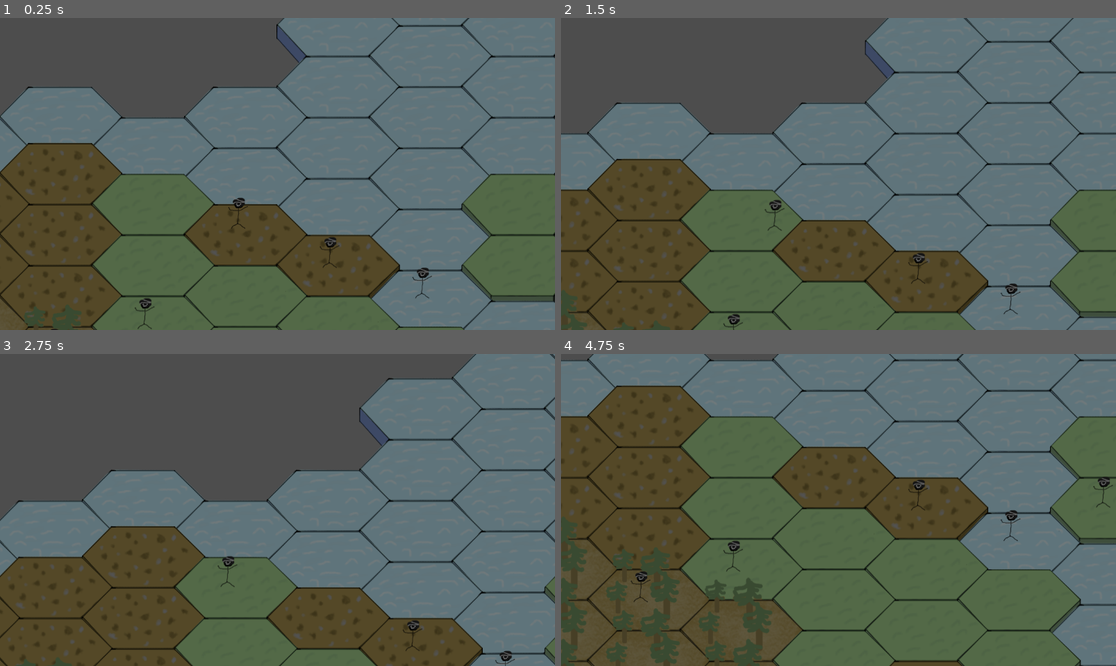
Above: before the commit, frames 1-4 (two rows, left to right).
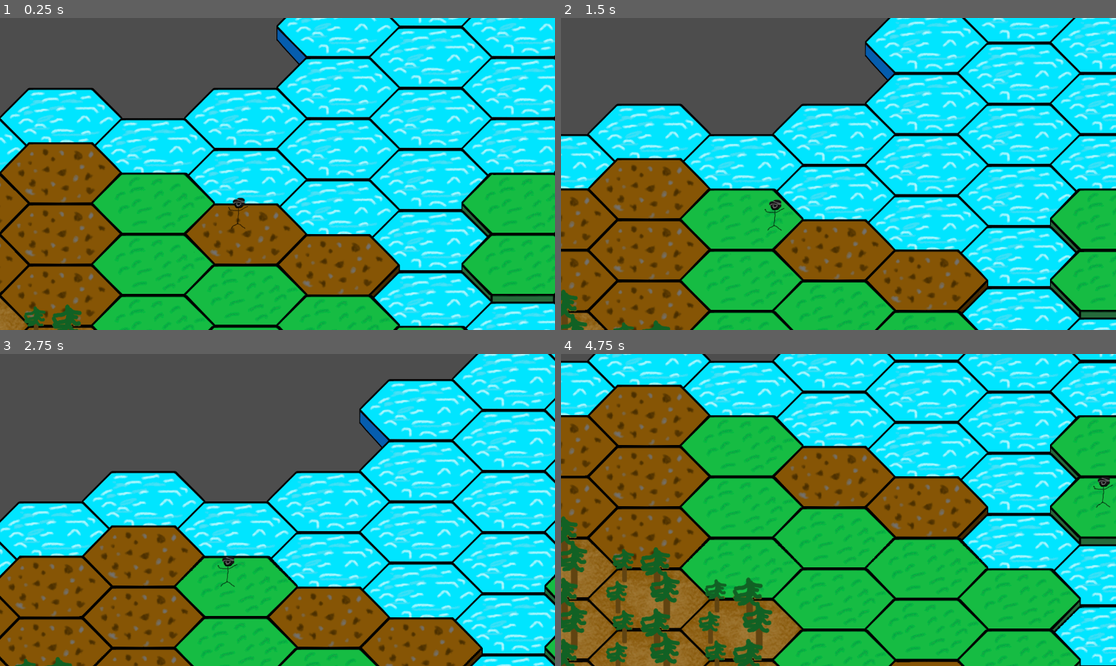
Above: after the commit, the same moments.

Repository: Schadows-Games-A-Synk/A_Synk_1
Game: Godot game, scene res://node_2d.tscn
Two runs of this game, one before a commit and one after it. Both use one fixed random seed, a clock stepped at 60 frames per second and the inputs below.
Inputs (mouse positions are in pixels of both pictures, inside the frame that each line leads up to):
- Up to frame 1 (0.25 s): no input
- Up to frame 2 (1.5 s): tap Enter at 0.5 s; move the mouse to (960, 158) at 0.52 s; press the mouse at (960, 158) at 0.53 s; release the mouse at (960, 158) at 1.25 s; tap Space at 1.25 s; drag from (727, 189) to (810, 236) at 1.27 s
- Up to frame 3 (2.75 s): tap Enter at 2 s; move the mouse to (333, 441) at 2.02 s; press the mouse at (333, 441) at 2.03 s
- Up to frame 4 (4.75 s): release the mouse at (894, 441) at 2.75 s; tap Space at 2.75 s; drag from (810, 572) to (672, 463) at 2.77 s; tap Enter at 3.5 s; move the mouse to (1005, 556) at 3.52 s; press the mouse at (1005, 556) at 3.53 s; release the mouse at (1005, 556) at 4.25 s; drag from (672, 463) to (755, 432) at 4.27 s

The runs differ from the first frame. In frame 1, 86% of the frame differs, in the area x 0-100%, y 0-100%; in frame 2, 82%; in frame 3, 70%; in frame 4, 98%.

Commit message:
improve Grafick

Diff:
--- a/asynk-rpg/Tileset1_Ground.tres
+++ b/asynk-rpg/Tileset1_Ground.tres
@@ -14,6 +14,7 @@
 margins = Vector2i(0, 35)
 texture_region_size = Vector2i(256, 256)
 0:1/0 = 0
+0:1/0/texture_origin = Vector2i(0, -14)
 0:1/0/z_index = -1
 0:2/0 = 0
 0:2/0/z_index = -1
--- a/asynk-rpg/node_2d.tscn
+++ b/asynk-rpg/node_2d.tscn
@@ -1,21 +1,8 @@
-[gd_scene load_steps=7 format=4 uid="uid://bc4iflixqag6m"]
+[gd_scene load_steps=4 format=4 uid="uid://bc4iflixqag6m"]
 
-[ext_resource type="Texture2D" uid="uid://bjjfbhlf3v80m" path="res://Char1.png" id="1_0e48y"]
 [ext_resource type="TileSet" uid="uid://b6a5lxciiicvn" path="res://Tileset1_Ground.tres" id="1_epypp"]
 [ext_resource type="Script" uid="uid://06u6djlsk3dm" path="res://camera_2d.gd" id="3_epypp"]
 [ext_resource type="PackedScene" uid="uid://c74womv8oatac" path="res://character_body_2d.tscn" id="4_0hol4"]
-
-[sub_resource type="TileSetAtlasSource" id="TileSetAtlasSource_0hol4"]
-texture = ExtResource("1_0e48y")
-texture_region_size = Vector2i(256, 256)
-0:0/0 = 0
-
-[sub_resource type="TileSet" id="TileSet_q6r6c"]
-tile_shape = 3
-tile_layout = 5
-tile_offset_axis = 1
-tile_size = Vector2i(256, 127)
-sources/0 = SubResource("TileSetAtlasSource_0hol4")
 
 [node name="Node2D" type="Node2D"]
 
@@ -23,10 +10,6 @@
 z_index = -1
 tile_map_data = PackedByteArray("AAABAAQAAwAAAAMAAAABAAUAAwAAAAMAAAABAAYAAwAAAAMAAAACAAMAAwAAAAIAAAACAAQAAwAAAAMAAAACAA …(107952 unchanged characters)…
 tile_set = ExtResource("1_epypp")
-
-[node name="TileMapLayer2" type="TileMapLayer" parent="TileMapLayer"]
-tile_map_data = PackedByteArray("AAABAAEAAAAAAAAAAAABAAQAAAAAAAAAAAABAAMAAAAAAAAAAAACAAEAAAAAAAAAAAA=")
-tile_set = SubResource("TileSet_q6r6c")
 
 [node name="Camera2D" type="Camera2D" parent="."]
 position = Vector2(2, 0)
--- a/asynk-rpg/project.godot
+++ b/asynk-rpg/project.godot
@@ -35,5 +35,6 @@
 
 [rendering]
 
+textures/canvas_textures/default_texture_filter=0
 renderer/rendering_method="gl_compatibility"
 renderer/rendering_method.mobile="gl_compatibility"
Binary file changed: asynk-rpg/tileSet1.png
Not shown, changed: asynk-rpg/tileSet1.png~
